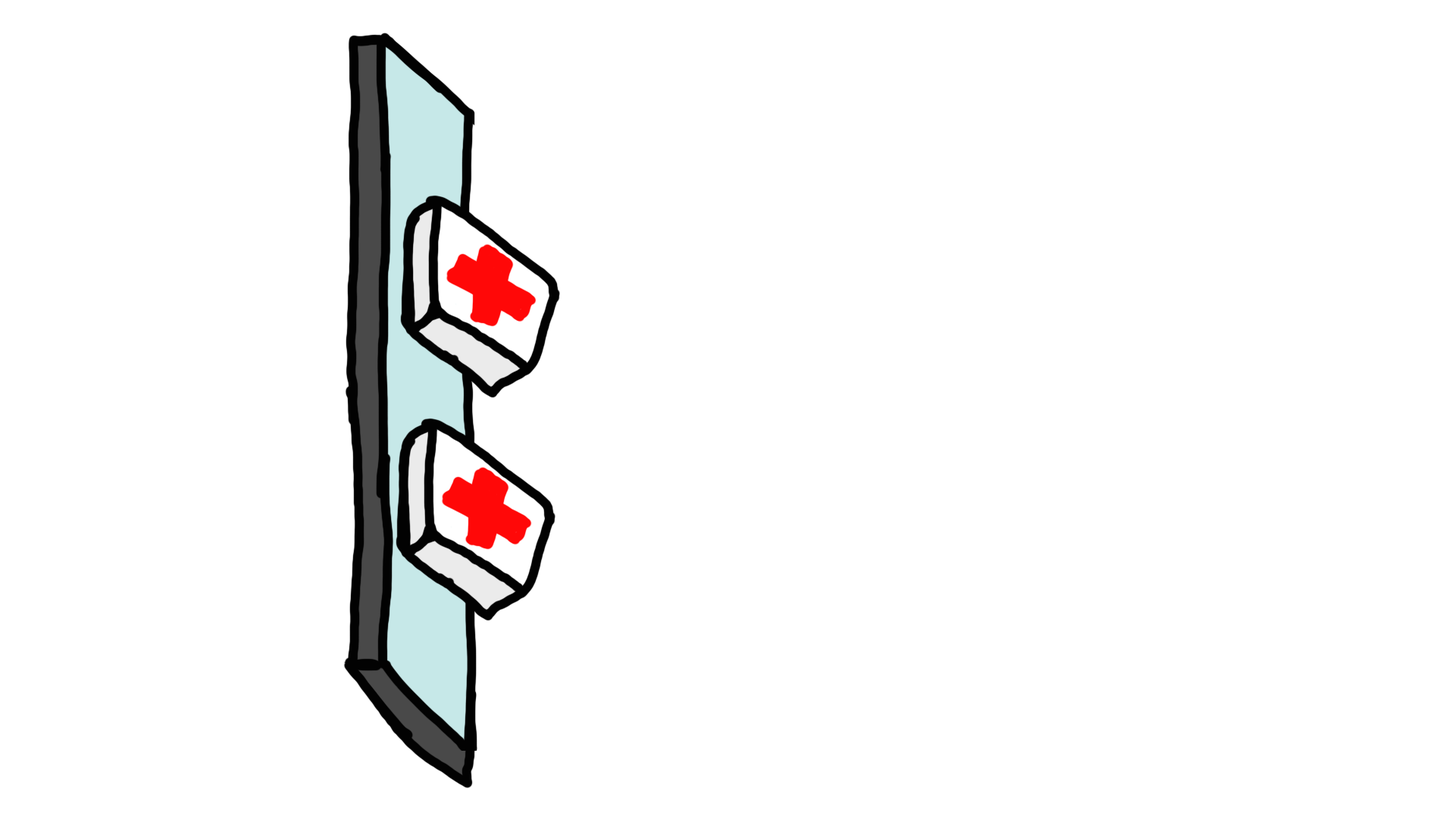
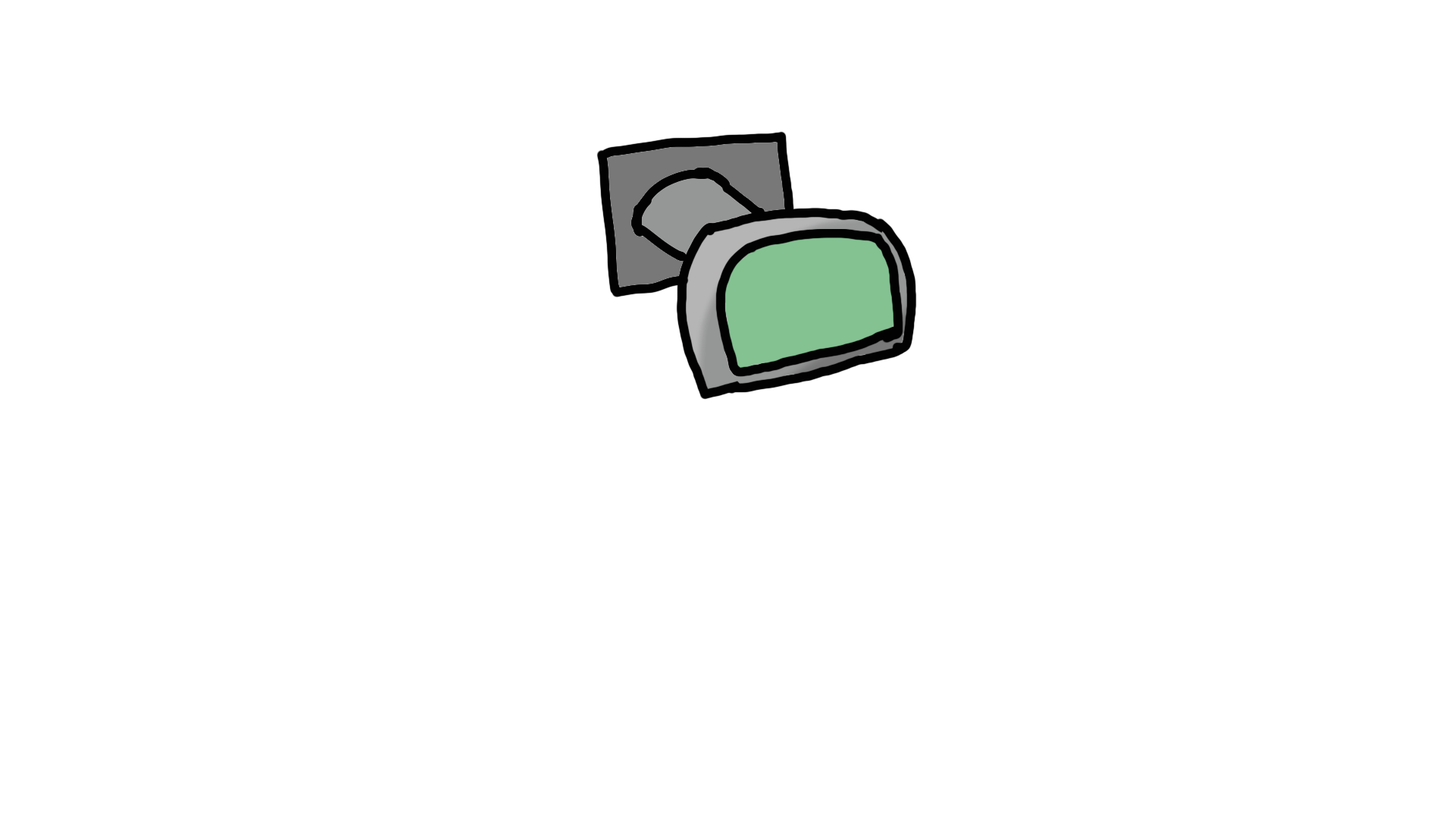
Layered file, before and after one edit (w=1455, h=819). Changes by layer:
added group "Group 2" with 2 layers above "Group 1 copy" over [596, 131, 918, 400]
added layer "Layer 8" in group "Group 2" over [596, 131, 918, 400]
added layer "Layer 9" in group "Group 2" over [607, 141, 913, 393]
hid group "Group 1 copy" (3 layers) over [395, 417, 557, 621]
hid group "Group 1" (3 layers) over [400, 194, 561, 398]
hid "Layer 1" over [343, 31, 479, 789]
hid "Layer 2" over [349, 37, 471, 783]
hid "Layer 7" over [369, 43, 473, 758]
